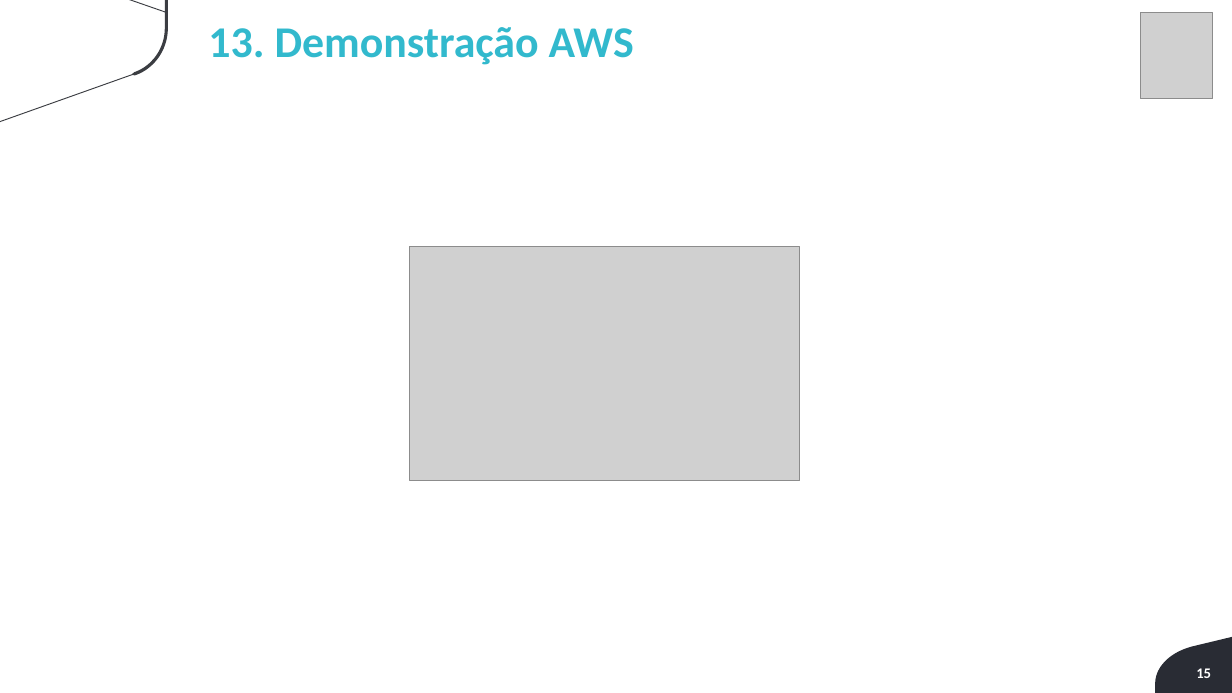
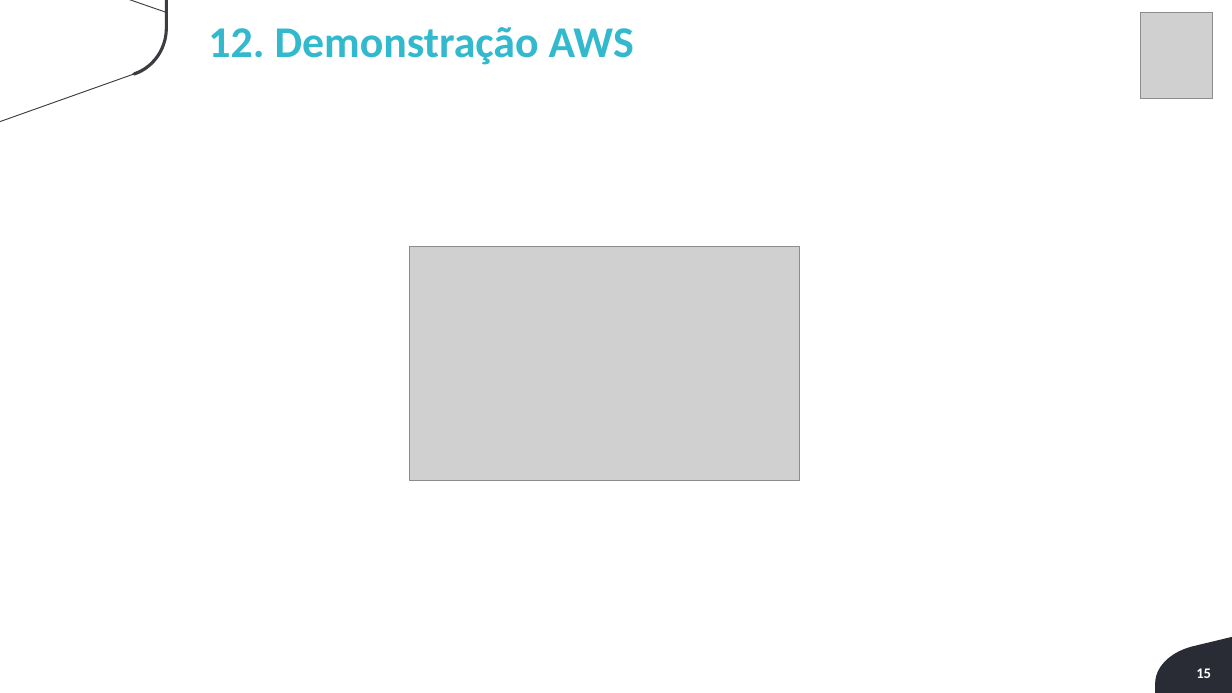
Before and after one commit to BandTec/Blood4Life, a slide deck: slide 15 of Blood4Life/4 Semestre/Sprint 1/Documentação/PPT/Apresentacao4ADSA_Sprint1_Blood4life.pptx. Drawn at 1232x693 pixels with LibreOffice and Linux fonts; fonts in the diff are those of the drawing; grey boxes stand for pictures; background and template pictures are left out. Boxes give left, top, right and bottom in pixels: in the first picture for what was removed or moved away, otherwise in the second. Text is boxed around its words. In the diff, an @@ line names an element or a change of style, - is before the commit and + after.

```diff
--- a/Blood4Life/4 Semestre/Sprint 1/Documentação/PPT/Apresentacao4ADSA_Sprint1_Blood4life.pptx
+++ b/Blood4Life/4 Semestre/Sprint 1/Documentação/PPT/Apresentacao4ADSA_Sprint1_Blood4life.pptx
@@ text at box(208, 27, 634, 65): text changed @@
-13. Demonstração AWS
+12. Demonstração AWS
```
Also in this commit, not shown: 1 other slide changed.
